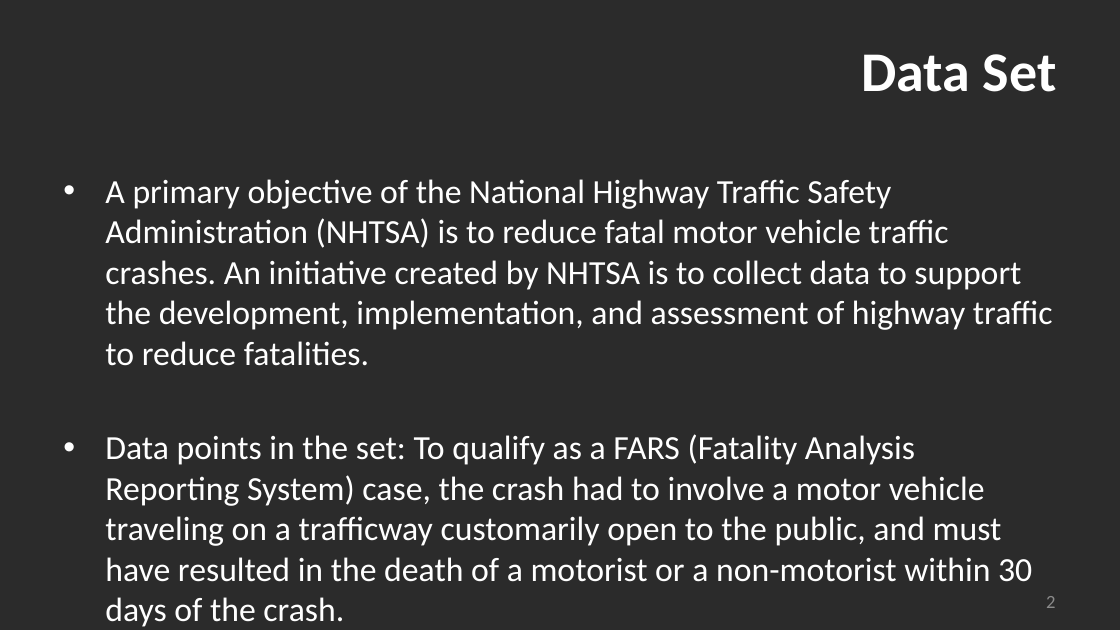
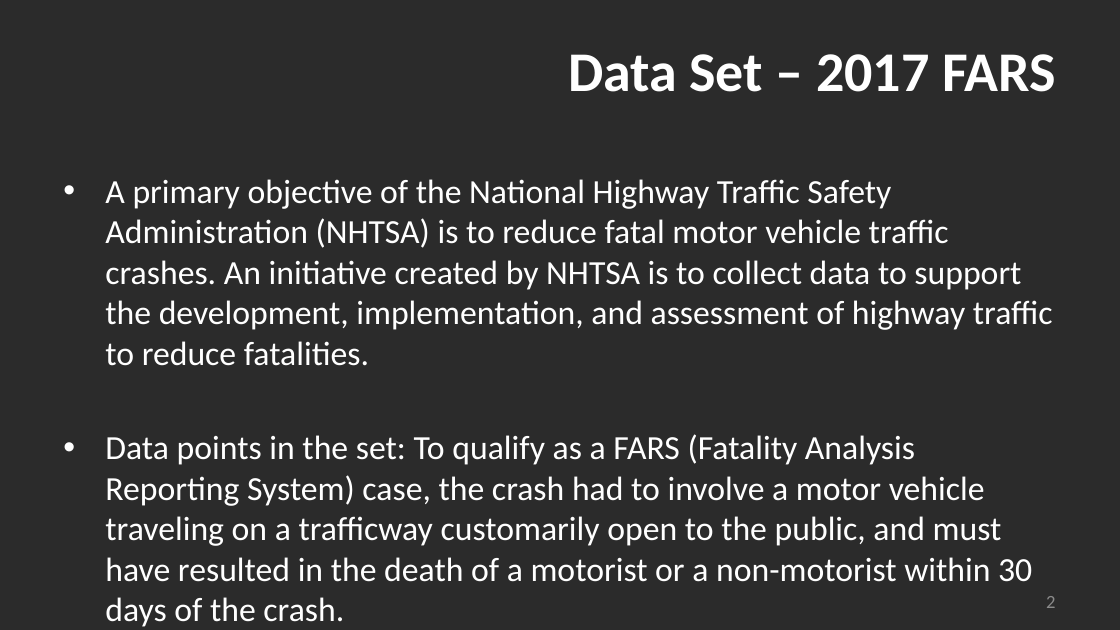
Before and after one commit to madams11/DataR-Project, a slide deck: slide 2 of US Bicycle Fatalities_Group 4.pptx. Drawn at 1120x630 pixels with LibreOffice and Linux fonts; fonts in the diff are those of the drawing; background and template pictures are left out; a plain dark background stands for a picture behind light text. Boxes give left, top, right and bottom in pixels: in the first picture for what was removed or moved away, otherwise in the second. Text is boxed around its words. In the diff, an @@ line names an element or a change of style, - is before the commit and + after.

```diff
--- a/US Bicycle Fatalities_Group 4.pptx
+++ b/US Bicycle Fatalities_Group 4.pptx
@@ title at bbox=[568, 54, 1056, 92]: text changed @@
-Data Set
+Data Set – 2017 FARS
```
Also in this commit, not shown: 8 other slides changed, 6 slides added, 3 slides removed.
